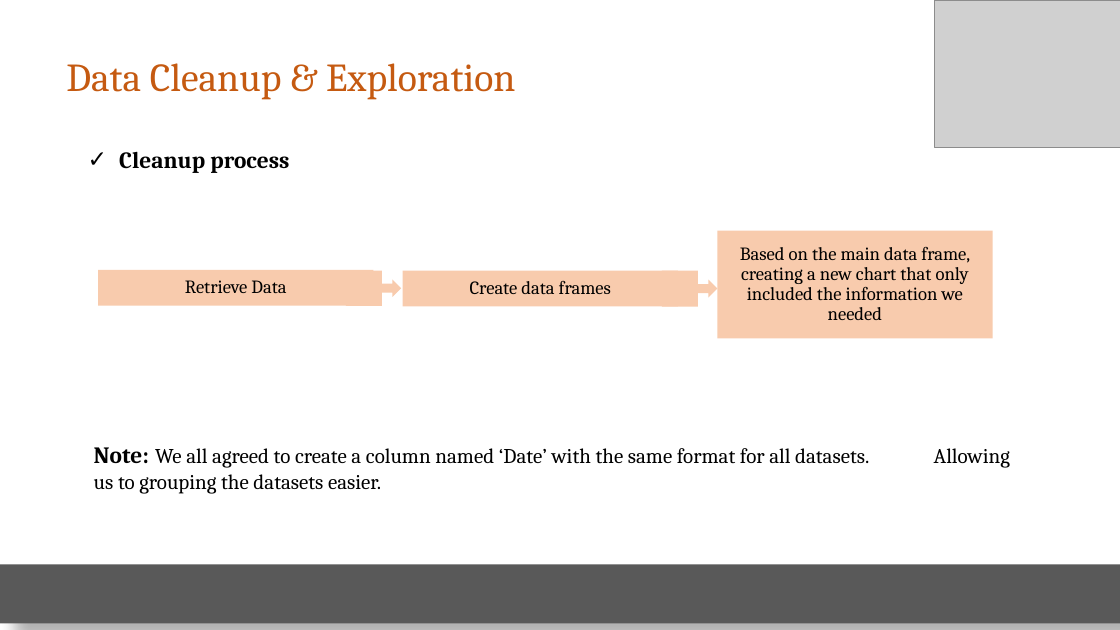
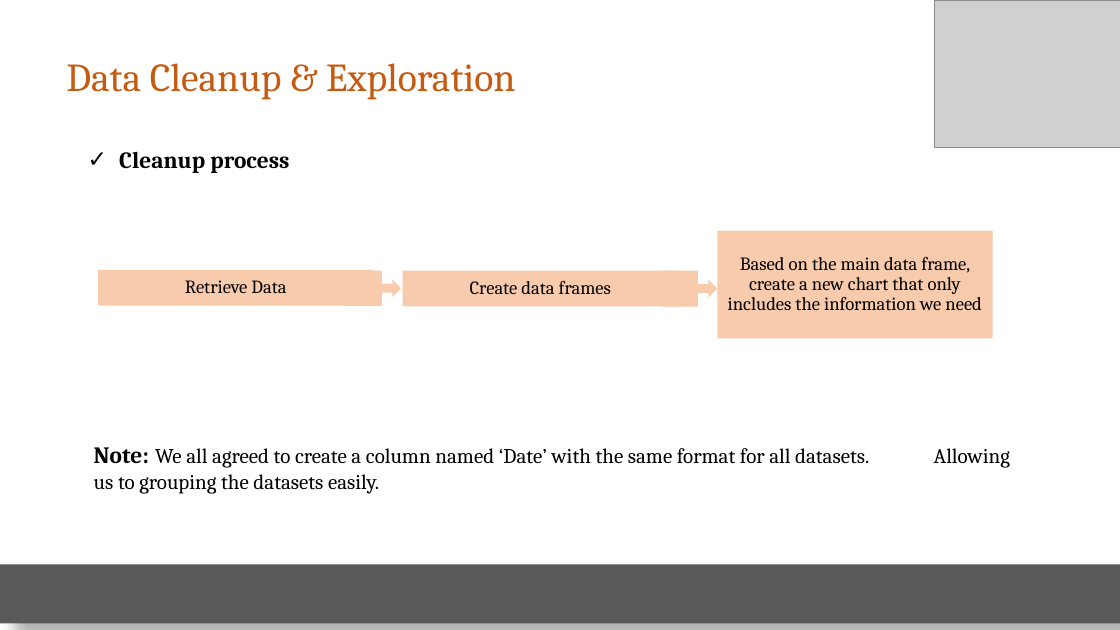
Before and after one commit to elubanska/GTA_real_estate_market, a slide deck: slide 6 of Real Estate Mkt.pptx. Drawn at 1120x630 pixels with LibreOffice and Linux fonts; fonts in the diff are those of the drawing; grey boxes stand for pictures. Boxes give left, top, right and bottom in pixels: in the first picture for what was removed or moved away, otherwise in the second. Text is boxed around its words. In the diff, an @@ line names an element or a change of style, - is before the commit and + after.

```diff
--- a/Real Estate Mkt.pptx
+++ b/Real Estate Mkt.pptx
@@ text in rectangle at bbox=[728, 257, 981, 310]: text changed @@
-Based on the main data frame, creating a new chart that only included the information we needed
+Based on the main data frame, create a new chart that only includes the information we need
@@ text at bbox=[94, 447, 869, 494]: text changed @@
-Note: We all agreed to create a column named ‘Date’ with the same format for all datasets. Allowing us to grouping the datasets easier.
+Note: We all agreed to create a column named ‘Date’ with the same format for all datasets. Allowing us to grouping the datasets easily.
```
Also in this commit, not shown: 6 other slides changed.
